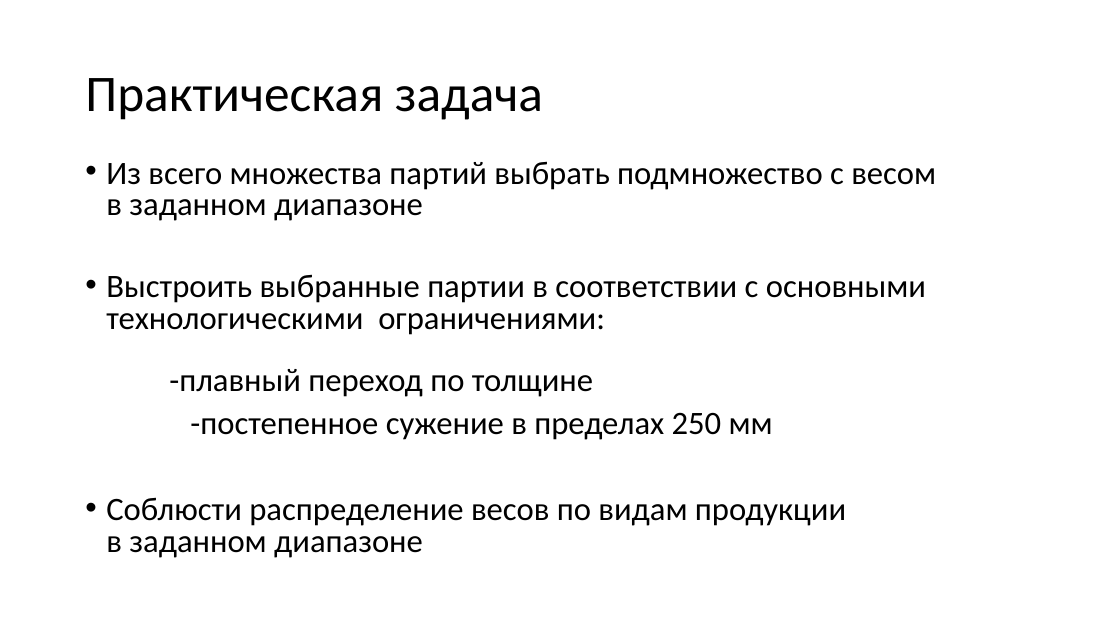
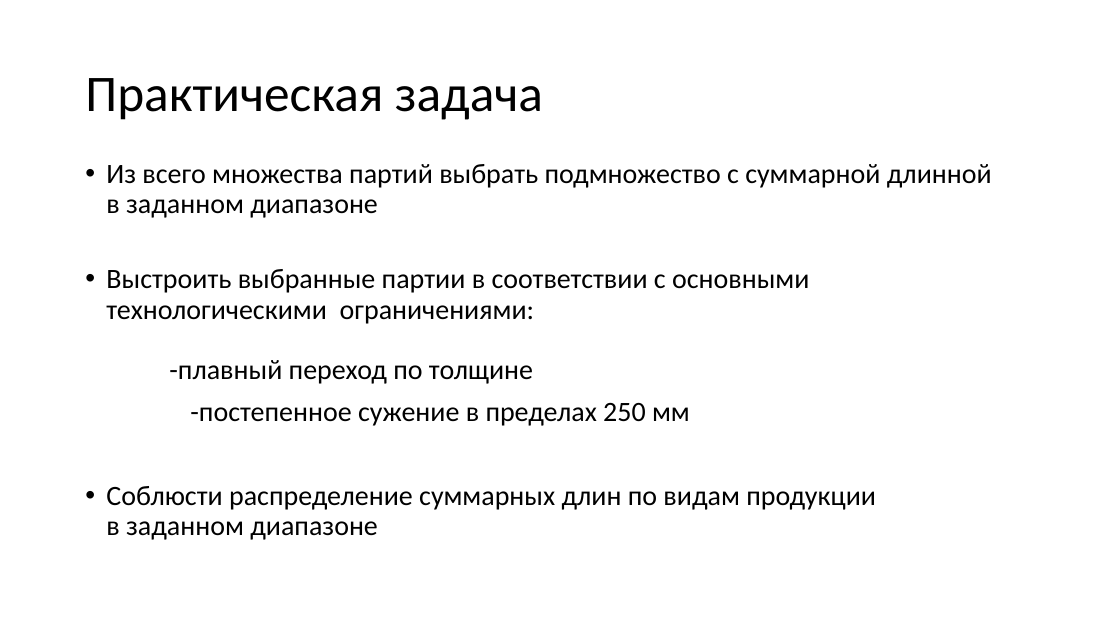
Before and after one commit to berezinant/cs_master, a slide deck: slide 3 of дипломы/Антон/магистр/presentation/berezin_diplom.pptx. Drawn at 1120x630 pixels with LibreOffice and Linux fonts; fonts in the diff are those of the drawing. Boxes give left, top, right and bottom in pixels: in the first picture for what was removed or moved away, otherwise in the second. Text is boxed around its words. In the diff, an @@ line names an element or a change of style, - is before the commit and + after.

```diff
--- a/дипломы/Антон/магистр/presentation/berezin_diplom.pptx
+++ b/дипломы/Антон/магистр/presentation/berezin_diplom.pptx
@@ text at [106,164,992,218]: text changed; size 28 to 24 pt @@
-• Из всего множества партий выбрать подмножество с весом
-  в заданном диапазоне
+• Из всего множества партий выбрать подмножество с суммарной длинной
+  в заданном диапазоне
@@ text at [106,269,809,426]: size 28 to 24 pt in "Выстроить выбранные партии в соответствии с основными ...", "-постепенное сужение в пределах 250 мм"; line spacing 0.8 to 0.9 @@
@@ text at [106,486,876,540]: text changed; size 28 to 24 pt @@
-• Соблюсти распределение весов по видам продукции
-  в заданном диапазоне
+• Соблюсти распределение суммарных длин по видам продукции
+  в заданном диапазоне
```
Also in this commit, not shown: 4 other slides changed, 1 slide added, 17 other files.
